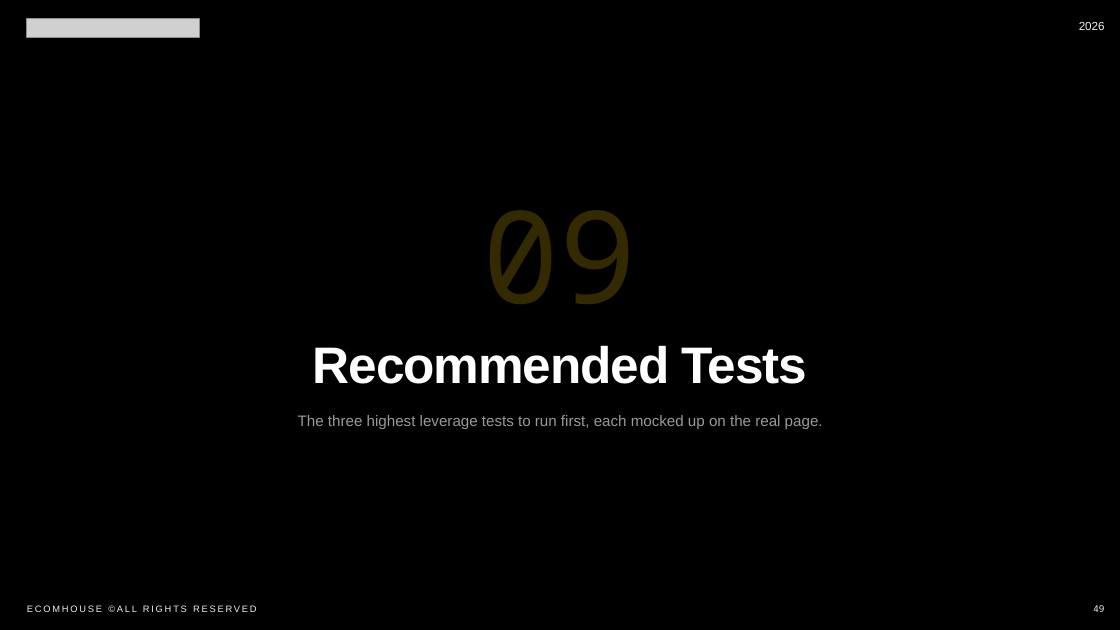
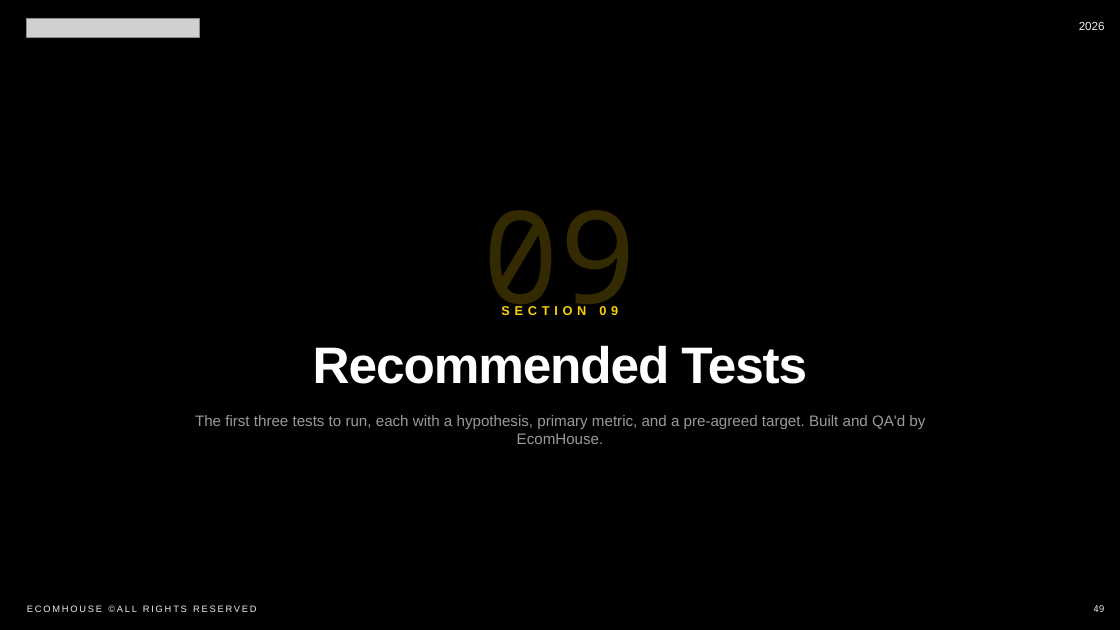
Before and after one commit to raycazy/AI-workflow-tasks, a slide deck: slide 50 of dittvin-cro-audit/dittvin-ecomhouse-pitch-EN.pptx. Drawn at 1120x630 pixels with LibreOffice and Linux fonts; fonts in the diff are those of the drawing; grey boxes stand for pictures. Boxes give left, top, right and bottom in pixels: in the first picture for what was removed or moved away, otherwise in the second. Text is boxed around its words. In the diff, an @@ line names an element or a change of style, - is before the commit and + after.

Commit message:
dittvin PPTX: use rich sportgym test_plan_slide (DV-01/02/03) + full EcomHouse section (method, protocol, track record, 3 case studies, pricing); 62 slides EN+DA

```diff
--- a/dittvin-cro-audit/dittvin-ecomhouse-pitch-EN.pptx
+++ b/dittvin-cro-audit/dittvin-ecomhouse-pitch-EN.pptx
@@ text added at [501, 306, 618, 315], 11 pt, text #F7D007, bold @@
+SECTION 09
@@ text at [195, 415, 925, 444]: text changed @@
-The three highest leverage tests to run first, each mocked up on the real page.
+The first three tests to run, each with a hypothesis, primary metric, and a pre-agreed target. Built and QA'd by EcomHouse.
```
Also in this commit, not shown: 4 other slides changed, 8 slides added, 3 slides removed, 1 other file.
